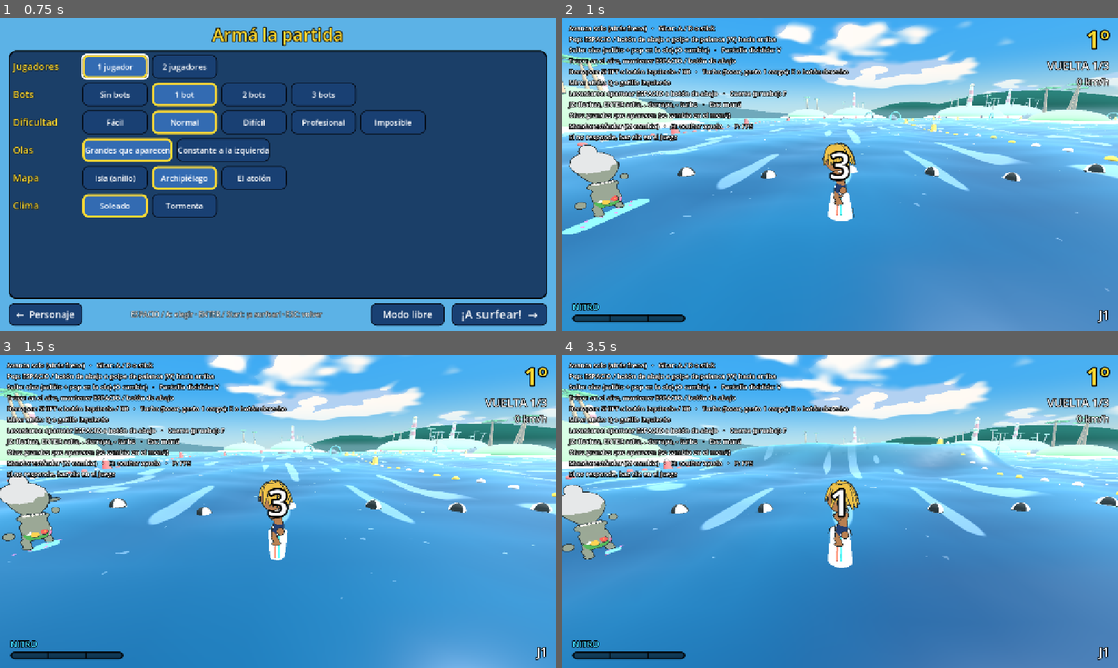
Above: before the commit, frames 1-4 (two rows, left to right).
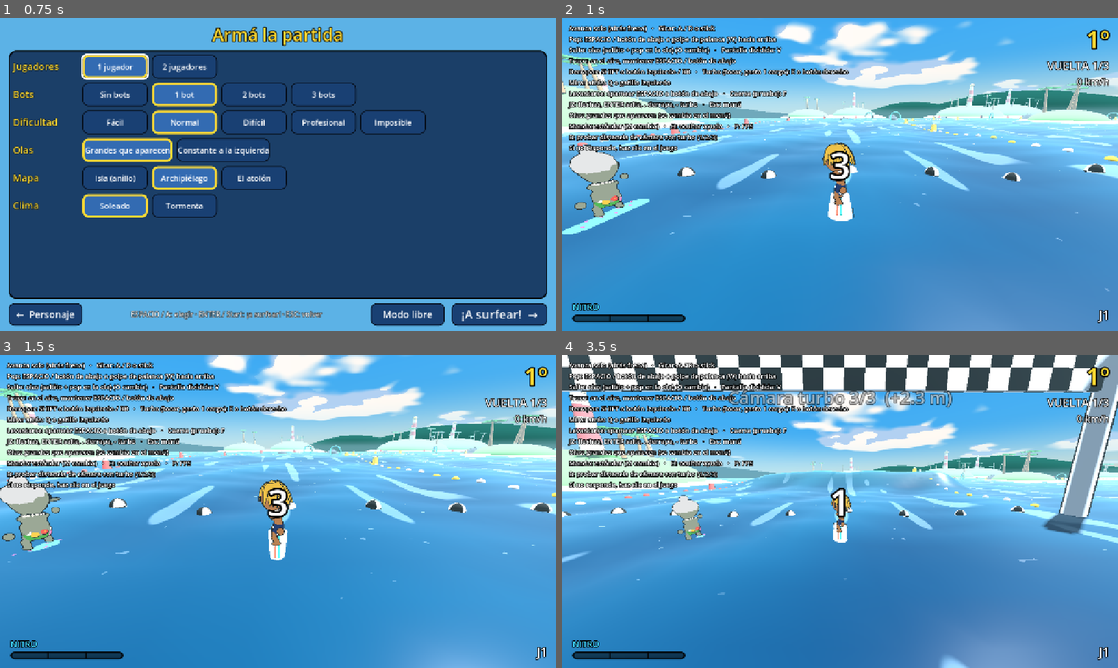
Above: after the commit, the same moments.

Repository: asimplesurfer/simplesurf
Game: Godot game, scene res://ui/menus/character_select.tscn
Two runs of this game, one before a commit and one after it. Both use one fixed random seed, a clock stepped at 60 frames per second and the inputs below. Sound files missing from this copy of the repository are replaced by a short silence.
Inputs (mouse positions are in pixels of both pictures, inside the frame that each line leads up to):
- Up to frame 1 (0.75 s): tap Enter (ui_accept) at 0.5 s; move the mouse to (400, 158) at 0.52 s; hold D (p1_right) from 0.53 s (still down); tap B at 0.6 s; click (400, 158) at 0.67 s
- Up to frame 2 (1 s): keep holding D (p1_right); tap Enter (ui_accept) at 0.77 s
- Up to frame 3 (1.5 s): release D (p1_right) at 1.25 s; drag from (166, 527) to (250, 574) at 1.27 s
- Up to frame 4 (3.5 s): move the mouse to (895, 442) at 2.02 s; hold D (p1_right) 2.03-2.75 s; tap E (p1_b) at 2.1 s; tap B at 2.3 s; drag from (812, 574) to (673, 464) at 2.77 s

Frame 1 is identical in both runs. In frame 2, 0.7% of the frame differs, in the area x 1-28%, y 36-43%; in frame 3, 0.7%; in frame 4, 46%, in the area x 0-100%, y 0-100%.

Commit message:
Cámara que se aleja con turbo o motivación (3 distancias para probar)
Con el efecto de velocidad la cámara se va un poco hacia atrás, suave, y
vuelve al terminar. Para elegir la distancia: la tecla B pasa entre
+0,7 m, +1,4 m y +2,3 m y hace un alejamiento de muestra (en carrera y
en modo libre).

Co-Authored-By: Claude Opus 5.5 <noreply@anthropic.com>
Claude-Session: https://claude.ai/code/session_0158oNfJa2g5qsqyuATh8Mjh

Diff:
--- a/core/camera/chase_camera.gd
+++ b/core/camera/chase_camera.gd
@@ -30,6 +30,20 @@
 const BASE_FOV := 70.0
 const BOOST_FOV := 82.0
 
+## Con turbo o motivación la cámara se aleja un poco hacia atrás (sensación de
+## velocidad). Tres distancias para probar: la tecla B pasa a la siguiente y
+## hace un alejamiento de muestra.
+const BOOST_PULLBACKS: Array[float] = [0.7, 1.4, 2.3]
+static var boost_option: int = 1
+## Muestra del alejamiento (s que quedan), al apretar B.
+const PREVIEW_TIME := 1.6
+var _preview: float = 0.0
+## 0..1: cuánto se alejó (se acerca y aleja suave).
+var _boost: float = 0.0
+## Cuadro en que se cambió la opción (con pantalla dividida hay varias cámaras
+## y todas reciben la tecla: cambia una sola vez).
+static var _cycled_frame: int = -1
+
 
 func _ready() -> void:
 	# Después del Rider, para seguir su posición de este frame.
@@ -50,6 +64,9 @@
 	var follow_target := 0.6 if target.grounded else 1.0
 	_follow_y = lerpf(_follow_y, follow_target, 1.0 - exp(-3.0 * delta))
 	var w := 1.0 - exp(-follow_sharpness * minf(delta, 0.1))
+	_preview = maxf(_preview - delta, 0.0)
+	var boosting_now := boosting()
+	_boost = move_toward(_boost, 1.0 if boosting_now else 0.0, delta * (2.5 if boosting_now else 1.5))
 	var back := target.input != null and target.input.look_back and not target.is_fallen()
 	var desired := _desired_position()
 	if back != looking_back:
@@ -75,8 +92,27 @@
 		rotate_object_local(Vector3.UP, randf_range(-1.0, 1.0) * 0.05 * s)
 		global_position += Vector3(randf_range(-1, 1), randf_range(-1, 1), 0.0) * 0.25 * s
 	# Más ángulo de visión con turbo / motivación: sensación de velocidad.
-	var boosting := target.turbo_active or target.motivation_timer > 0.0
-	fov = lerpf(fov, BOOST_FOV if boosting else BASE_FOV, 1.0 - exp(-4.0 * delta))
+	fov = lerpf(fov, BOOST_FOV if boosting_now else BASE_FOV, 1.0 - exp(-4.0 * delta))
+
+
+## true con turbo o motivación (o la muestra de la tecla B).
+func boosting() -> bool:
+	return target.turbo_active or target.motivation_timer > 0.0 or _preview > 0.0
+
+
+## Cuántos metros se aleja con turbo, según la opción elegida.
+static func boost_pullback() -> float:
+	return BOOST_PULLBACKS[boost_option]
+
+
+func _unhandled_input(event: InputEvent) -> void:
+	var key := event as InputEventKey
+	if key and key.pressed and not key.echo and key.physical_keycode == KEY_B:
+		var frame := Engine.get_process_frames()
+		if _cycled_frame != frame:
+			_cycled_frame = frame
+			boost_option = (boost_option + 1) % BOOST_PULLBACKS.size()
+		_preview = PREVIEW_TIME
 
 
 ## Sacude la cámara (0..1).
@@ -86,7 +122,7 @@
 
 func _desired_position() -> Vector3:
 	var fallen := target.is_fallen()
-	var dist := fallen_distance if fallen else distance
+	var dist := fallen_distance if fallen else distance + boost_pullback() * _boost * _boost * (3.0 - 2.0 * _boost)
 	var h := fallen_height if fallen else height
 	var base := target.global_position
 	base.y *= _follow_y
--- a/tests/run_tests.gd
+++ b/tests/run_tests.gd
@@ -148,6 +148,7 @@
 	await _test_sandbox()
 	await _test_trick_counter()
 	_test_outline_width()
+	await _test_boost_camera()
 	_finish()
 
 
@@ -2199,6 +2200,62 @@
 	a.queue_free()
 
 
+## Con turbo la cámara se aleja un poco; B cambia la distancia (3 opciones).
+func _test_boost_camera() -> void:
+	print("Cámara con turbo:")
+	var saved_players := GameSettings.player_count
+	GameSettings.player_count = 2
+	var m: Node = load("res://main.tscn").instantiate()
+	root.add_child(m)
+	await process_frame
+	await process_frame
+	var race := m.get_node("RaceManager") as RaceManager
+	race.skip_countdown()
+	var cam := (m.get_node("Views") as SplitScreen).cameras[0]
+	var r := cam.target
+	await _wait(3.0)
+	# Distancia real antes (a toda velocidad la cámara va un poco más atrás).
+	var base := Vector2(cam.global_position.x - r.global_position.x, cam.global_position.z - r.global_position.z).length()
+	var before := ChaseCamera.boost_option
+	var ev := InputEventKey.new()
+	ev.physical_keycode = KEY_B
+	ev.pressed = true
+	Input.parse_input_event(ev)
+	await process_frame
+	await process_frame
+	var up := InputEventKey.new()
+	up.physical_keycode = KEY_B
+	up.pressed = false
+	Input.parse_input_event(up)
+	_check(
+		ChaseCamera.boost_option == (before + 1) % ChaseCamera.BOOST_PULLBACKS.size(),
+		"B pasa a la siguiente distancia (una sola vez, aunque haya 2 pantallas)"
+	)
+	_check(ChaseCamera.BOOST_PULLBACKS.size() == 3, "hay 3 distancias para probar")
+	# La muestra de B aleja la cámara.
+	var far := 0.0
+	for i in int(1.2 * FPS):
+		var flat := Vector2(cam.global_position.x - r.global_position.x, cam.global_position.z - r.global_position.z)
+		far = maxf(far, flat.length())
+		await process_frame
+	_check(
+		far > base + ChaseCamera.boost_pullback() * 0.7,
+		"la cámara se aleja (%.1f m, antes %.1f m)" % [far, base]
+	)
+	await _wait(2.5)
+	var flat_after := Vector2(cam.global_position.x - r.global_position.x, cam.global_position.z - r.global_position.z)
+	_check(flat_after.length() < base + 0.5, "y vuelve a su lugar (%.1f m)" % flat_after.length())
+	# Con turbo también se aleja.
+	r.add_nitro(Rider.NITRO_MAX)
+	r.fire_turbo()
+	await _wait(0.3)
+	_check(cam.boosting() and cam._boost > 0.3, "con turbo la cámara se aleja")
+	m.queue_free()
+	await process_frame
+	GameSettings.player_count = saved_players
+	ChaseCamera.boost_option = before
+
+
 func _finish() -> void:
 	print("")
 	if _failures.is_empty():
--- a/ui/hud/hud.gd
+++ b/ui/hud/hud.gd
@@ -77,6 +77,8 @@
 ## Modo libre: nivel de las olas (barritas).
 var _waves_box: HBoxContainer
 var _wave_bars: Array[ColorRect] = []
+## Para avisar cuando se cambia la distancia de la cámara con turbo (tecla B).
+var _seen_boost_option: int = -1
 var _center_time: float = 0.0
 var _flash: float = 0.0
 var _lines: float = 0.0
@@ -211,6 +213,15 @@
 		]
 	if rider == null:
 		return
+	if _seen_boost_option != ChaseCamera.boost_option:
+		if _seen_boost_option >= 0:
+			show_message(
+				"Cámara turbo %d/%d  (+%.1f m)" % [
+					ChaseCamera.boost_option + 1, ChaseCamera.BOOST_PULLBACKS.size(), ChaseCamera.boost_pullback()
+				],
+				Color.WHITE
+			)
+		_seen_boost_option = ChaseCamera.boost_option
 	_update_splash(delta)
 	_update_mash(delta)
 
@@ -346,6 +357,7 @@
 			+ "Olas: X sube · Z baja (mando: RB / LB)\n"
 			+ "Tormenta: T (mando: Select)\n"
 			+ "Circuitos a lo lejos: slalom (rojo), círculos (celeste), géiseres (naranja)\n"
+			+ "B: probar distancia de cámara con turbo (1/2/3)\n"
 			+ "Esc: menú   ·   H: ocultar ayuda"
 		)
 		return
@@ -360,6 +372,7 @@
 		+ "J2: flechas, ENTER salta, . derrapa, - turbo   ·   Esc: menú\n"
 		+ "Olas: %s (se cambia en el menú)\n" % GameSettings.wave_mode_name()
 		+ "Mando: %s (M cambia)   ·   H: ocultar ayuda   ·   P: FPS\n" % layout
+		+ "B: probar distancia de cámara con turbo (1/2/3)\n"
 		+ "Si no responde, haz clic en el juego"
 	)
 
